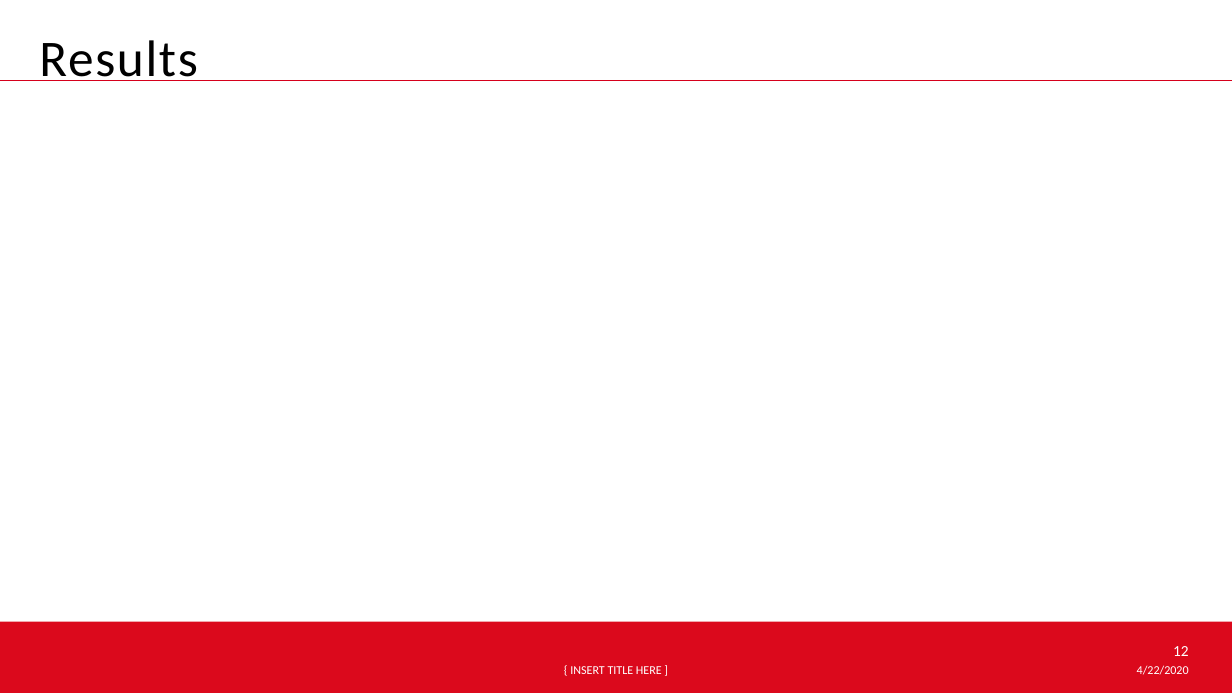
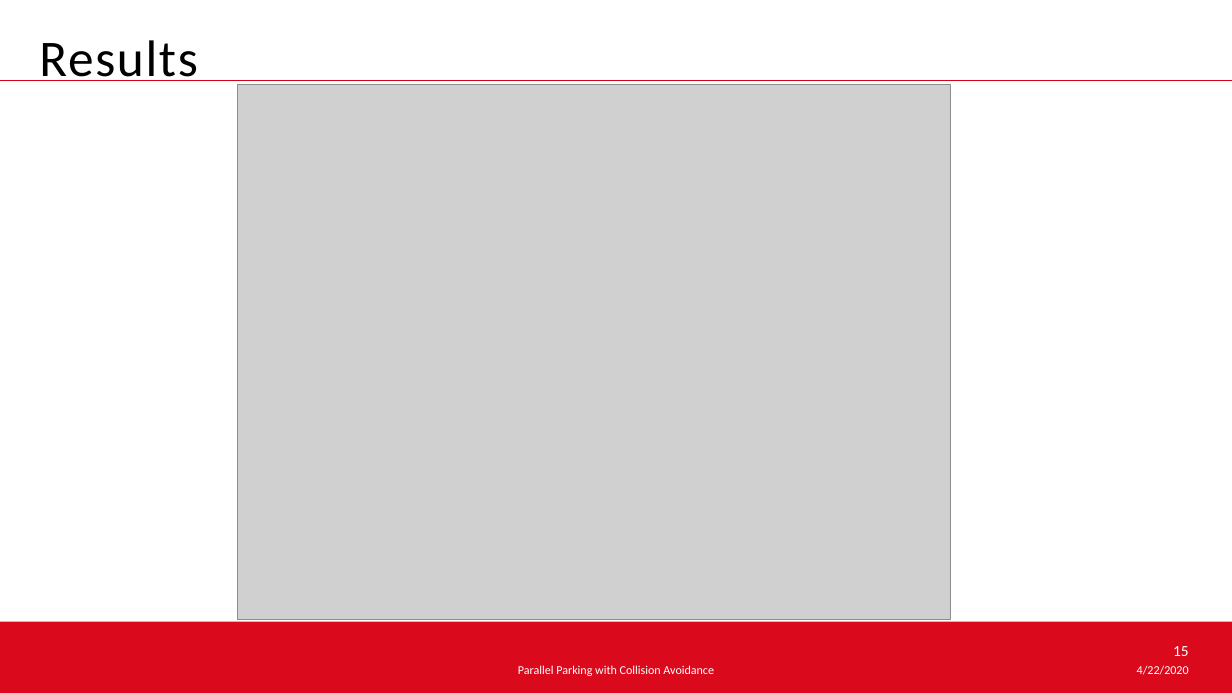
Before and after one commit to hehonglu123/optimal_control, a slide deck: slide 15 of Optimal Control Theory.pptx (slide 12 before the commit). Drawn at 1232x693 pixels with LibreOffice and Linux fonts; fonts in the diff are those of the drawing; grey boxes stand for pictures; background and template pictures are left out. Boxes give left, top, right and bottom in pixels: in the first picture for what was removed or moved away, otherwise in the second. Text is boxed around its words. In the diff, an @@ line names an element or a change of style, - is before the commit and + after.

```diff
--- a/Optimal Control Theory.pptx
+++ b/Optimal Control Theory.pptx
@@ picture added at (238,85,951,620) @@
@@ page number at (1173,646,1189,656): text changed @@
-12
+15
@@ text at (518,665,714,676): text changed @@
-{ INSERT TITLE HERE ]
+Parallel Parking with Collision Avoidance
```
Also in this commit, not shown: 11 other slides changed, 7 slides added, 3 slides removed.
